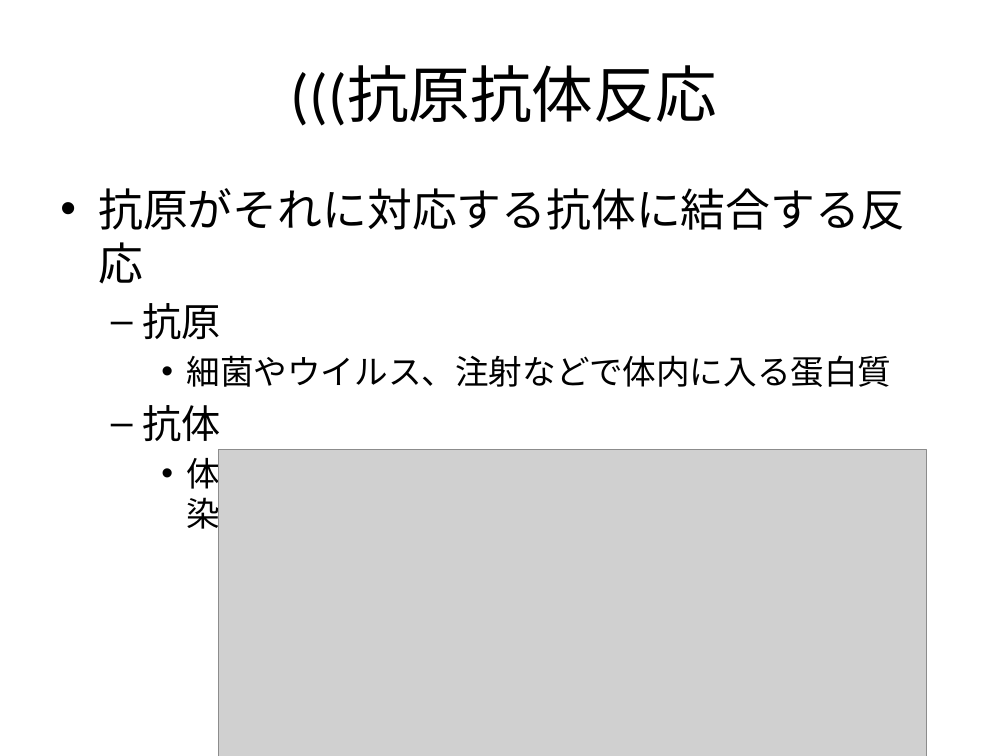
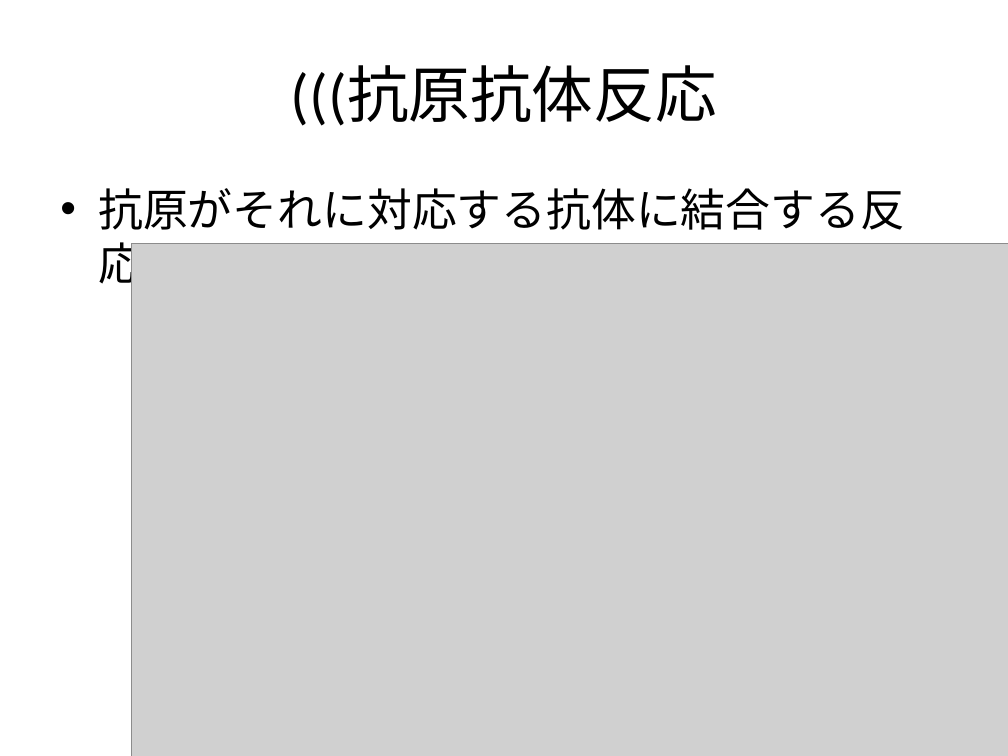
Before and after one commit to nkud/Research-BB, a slide deck: slide 9 of PPT/卒業研究.pptx. Drawn at 1008x756 pixels with LibreOffice and Linux fonts; fonts in the diff are those of the drawing; grey boxes stand for pictures. Boxes give left, top, right and bottom in pixels: in the first picture for what was removed or moved away, otherwise in the second. Text is boxed around its words. In the diff, an @@ line names an element or a change of style, - is before the commit and + after.

Commit message:
update PPT

```diff
--- a/PPT/卒業研究.pptx
+++ b/PPT/卒業研究.pptx
@@ picture: place and size @@
-picture at <box>219,450,927,756</box>
+picture at <box>131,243,1008,756</box>
@@ text at <box>142,303,923,536</box>: paragraphs removed @@
-  – 抗原
-    • 細菌やウイルス、注射などで体内に入る蛋白質
-  – 抗体
-    • 体内に侵入してきた細菌やウイルス、微生物に感染した細胞を抗原として認識して結合する
```
Also in this commit, not shown: 4 other slides changed.
